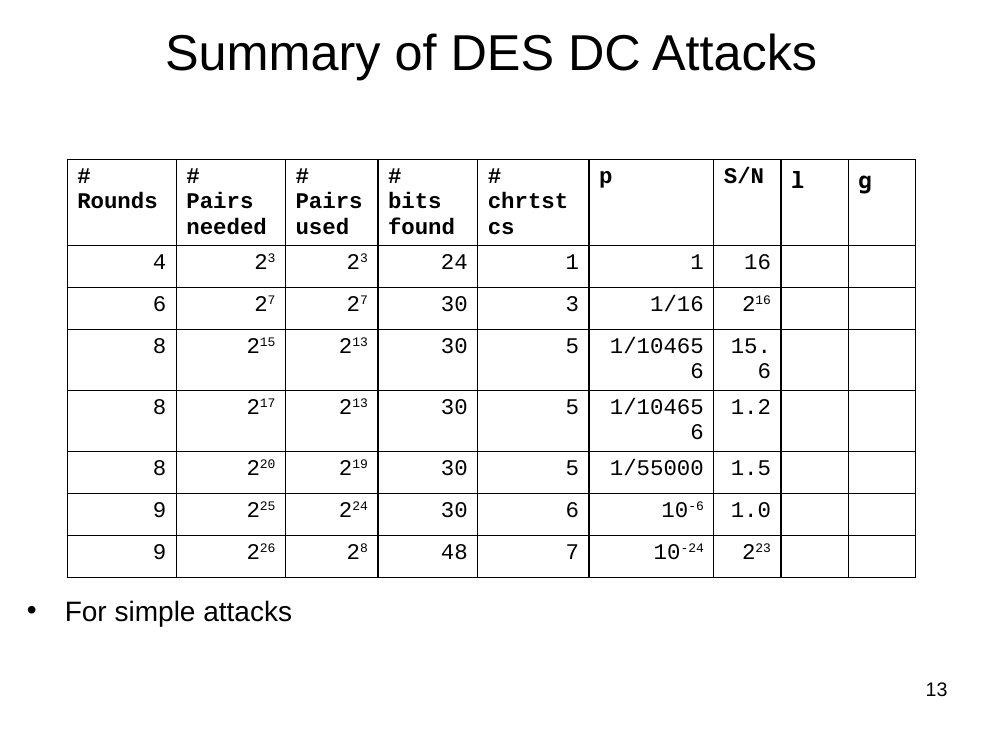
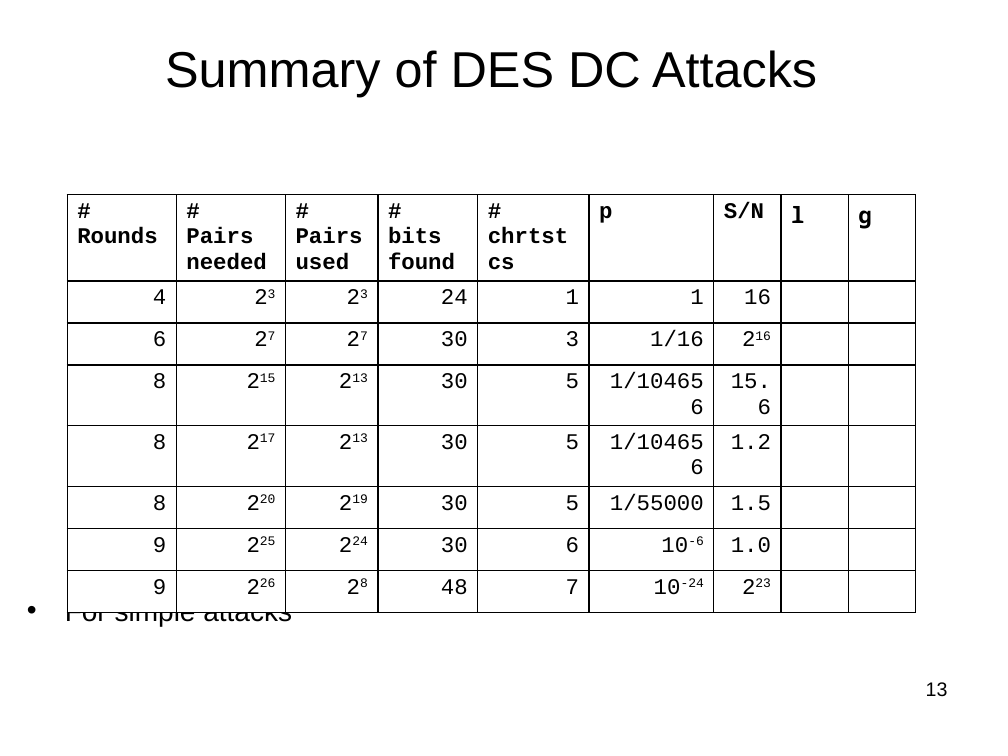
Before and after one commit to jlmucb/class_notes, a slide deck: slide 13 of BerkeleyClass/CS290Spring2013/Lectures/Cryptoclass4.pptx. Drawn at 1008x756 pixels with LibreOffice and Linux fonts; fonts in the diff are those of the drawing. Boxes give left, top, right and bottom in pixels: in the first picture for what was removed or moved away, otherwise in the second. Text is boxed around its words. In the diff, an @@ line names an element or a change of style, - is before the commit and + after.

```diff
--- a/BerkeleyClass/CS290Spring2013/Lectures/Cryptoclass4.pptx
+++ b/BerkeleyClass/CS290Spring2013/Lectures/Cryptoclass4.pptx
@@ title "Summary of DES DC Attacks": place and size @@
-title "Summary of DES DC Attacks" at [165,33,817,80]
+title "Summary of DES DC Attacks" at [165,50,817,97]
@@ table: place and size @@
-table at [68,159,916,564]
+table at [68,195,916,599]
```
Also in this commit, not shown: 59 other slides changed, 2 other files.
